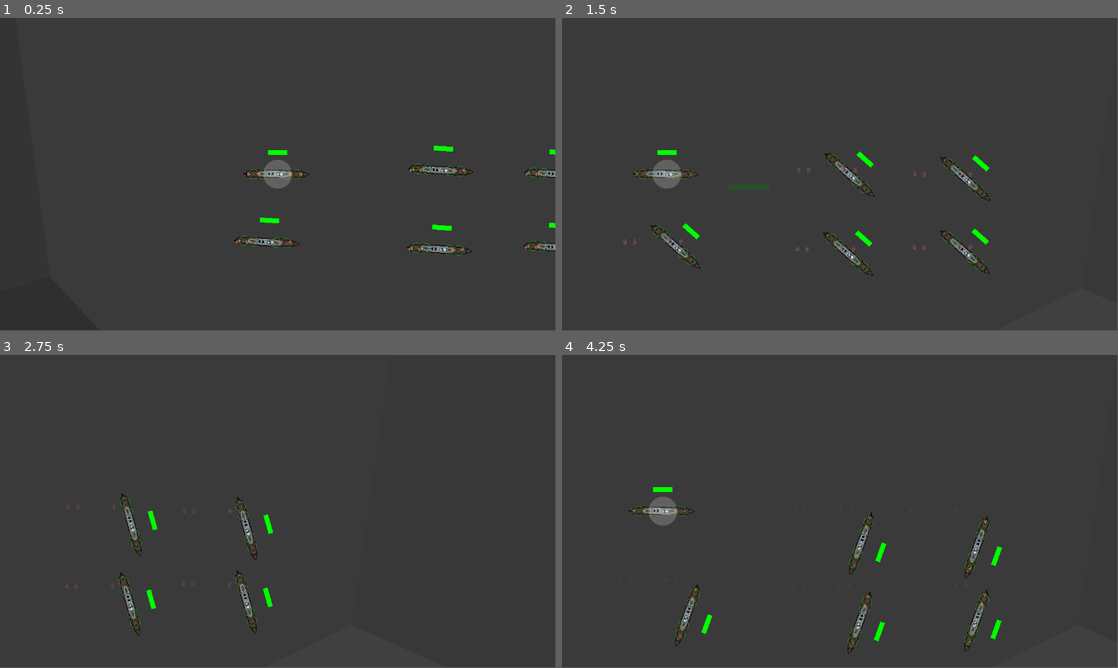
Above: before the commit, frames 1-4 (two rows, left to right).
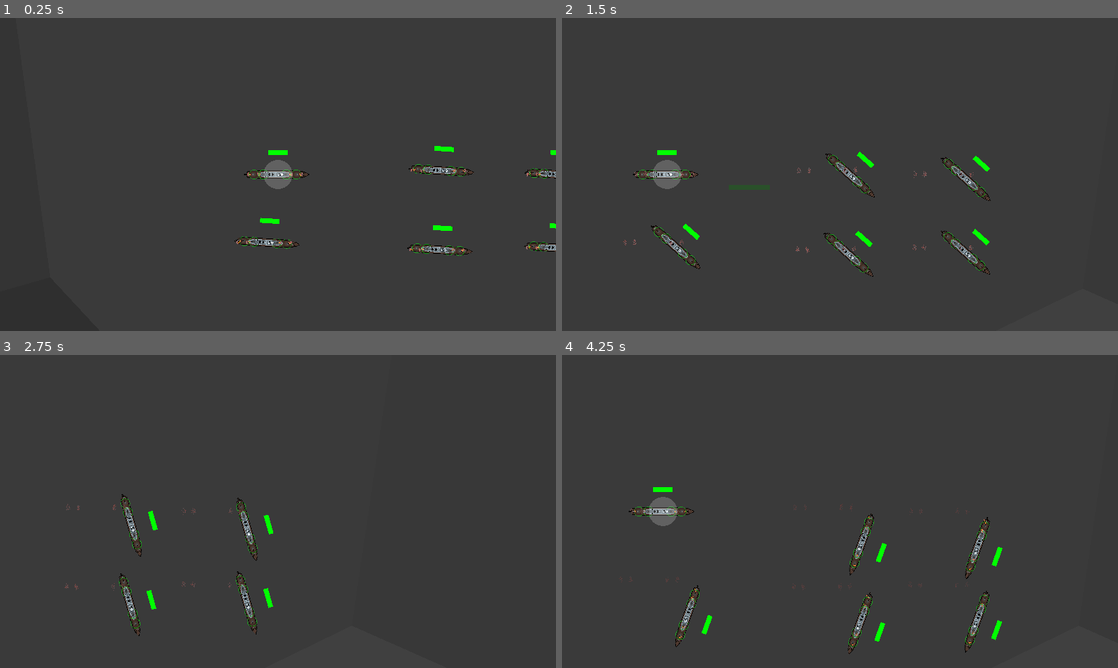
Above: after the commit, the same moments.

Repository: ObfuscatedOwl/bote-game
Game: Godot game, scene res://scenes/testScene.tscn
The game is run twice, just before and just after one commit, with the same random seed, the same clock (stepped at 60 frames per second) and the same inputs.
Inputs (mouse positions are in pixels of both pictures, inside the frame that each line leads up to):
- Up to frame 1 (0.25 s): no input
- Up to frame 2 (1.5 s): tap Enter (runRotor) at 0.5 s; move the mouse to (962, 158) at 0.52 s; hold Right (ui_right) 0.53-1.25 s; tap A (A) at 0.6 s; click (962, 158) at 0.67 s; tap D (D) at 0.8 s; drag from (728, 190) to (851, 174) at 1.27 s
- Up to frame 3 (2.75 s): move the mouse to (333, 442) at 2.02 s; hold Right (ui_right) from 2.03 s (still down); tap S (S) at 2.1 s; click (333, 442) at 2.17 s; tap A (A) at 2.3 s
- Up to frame 4 (4.25 s): release Right (ui_right) at 2.75 s; drag from (812, 574) to (689, 605) at 2.77 s; move the mouse to (1006, 558) at 3.52 s; hold Left (ui_left) from 3.53 s (still down); tap D (D) at 3.6 s; click (1006, 558) at 3.67 s; tap S (S) at 3.8 s
In our replay, the window is 799x449 before the commit and 800x450 after it. These sizes can differ from the game's own. Grey fills any space a smaller window leaves; there, only what the larger window draws over its background counts as a difference.

The runs differ from the first frame. In frame 1, 1.0% of the frame differs, in the area x 42-100%, y 40-76%; in frame 2, 1.1%; in frame 3, 0.7%; in frame 4, 1.3%, in the area x 10-80%, y 45-96%.

Commit message:
Small terrain gen edits

Diff:
--- a/bote game/project.godot
+++ b/bote game/project.godot
@@ -14,6 +14,10 @@
 run/main_scene="res://scenes/testScene.tscn"
 config/features=PackedStringArray("4.1")
 config/icon="res://icon.png"
+
+[display]
+
+window/stretch/mode="canvas_items"
 
 [input]
 
--- a/bote game/scripts/boteHolder.gd
+++ b/bote game/scripts/boteHolder.gd
@@ -127,7 +127,7 @@
 		formationLines(follower)
 
 func _input(event):
-	if event.get_class() == "InputEventMouseButton":
+	if event is InputEventMouseButton:
 		if event.button_index == 1 and formationStatus == OFF: #primary mouse button
 			if event.pressed:
 				selecting = true
@@ -135,8 +135,8 @@
 			else:
 				resetSelections()
 				selectBotes()
-
 				queue_redraw()
+
 		if event.button_index == 2:
 			if event.pressed:
 				targetPosition = get_global_mouse_position()
@@ -144,7 +144,7 @@
 				givePositionOrder()
 
 
-	if event.get_class() == "InputEventMouseMotion":
+	if event is InputEventMouseMotion:
 		pass#if selecting:
 		#	queue_redraw()
 		#queue_redraw() called in process, unnecessary i think
@@ -152,7 +152,7 @@
 	if event.is_action_pressed("lineOrder"):
 		lineActivate()
 
-	if event.get_class() == "InputEventMouseButton" and formationStatus == LINE:
+	if event is InputEventMouseButton and formationStatus == LINE:
 		if event.pressed and event.button_index == 1:
 			addClosestToList(getControllableBotes(), botesInLine)
 
@@ -162,7 +162,7 @@
 	if event.is_action_pressed("clusterOrder"):
 		clusterActivate()
 
-	if event.get_class() == "InputEventMouseButton" and formationStatus == CLUSTER:
+	if event is InputEventMouseButton and formationStatus == CLUSTER:
 		if event.pressed and event.button_index == 1:
 			clusterSelection()
 		if event.pressed and event.button_index == 2 and clusterLeader != null and clusterFollower != null:
--- a/bote game/scripts/terrain/voronoiTerrain.gd
+++ b/bote game/scripts/terrain/voronoiTerrain.gd
@@ -1,6 +1,7 @@
 extends Node2D
 
 const WATER = Color(0, 0.25, 0.35, 0.3)
+const SAND = Color(0.3, 0.3, 0.1, 0.3)
 
 var delaunay: Delaunay
 
@@ -10,22 +11,25 @@
 	randomize()
 	for i in range(-20, 20):
 		for j in range(-10, 10):
+			print(i)
 			delaunay.add_point(Vector2(i*1000 + randi_range(-300,300), j*1000 + randi_range(-300,300)) * 1.2)
 
 	var triangles = delaunay.triangulate()
 	var regions = delaunay.make_voronoi(triangles)
-	var land = createNoise()
+	var heightMap = createNoise()
 
 	var tiles = []
 	var navTiles = []
 
 	for region in regions:
-		var polygon = setupPolygon(region, land)
+		var polygon = setupPolygon(region, heightMap)
 		var newTile = Tile.new(region, polygon)
 		if polygon.color == WATER:
 			navTiles.append(newTile)
 		tiles.append(newTile)
 		add_child(polygon)
+
+		print("region created")
 
 	print(len(navTiles))
 	for tile in tiles:
@@ -33,6 +37,7 @@
 			for potentialNeighbour in tiles:
 				if potentialNeighbour.region == edge.other:
 					tile.neighbours.append(potentialNeighbour)
+					print("neighbour added")
 					break
 
 	var groupedNavTiles = groupWaterNavRegions(navTiles)
@@ -49,9 +54,9 @@
 	var neighbours
 	var isNavTile
 
-	func _init(region, polygon):
-		self.region = region
-		self.polygon = polygon
+	func _init(initRegion, initPolygon):
+		self.region = initRegion
+		self.polygon = initPolygon
 
 		self.neighbours = [] # Populated externally
 		self.isNavTile = polygon.color == WATER
@@ -99,14 +104,21 @@
 
 	return land
 
-func setupPolygon(region: Delaunay.VoronoiSite, land):
+func colourTiles(tiles):
+	for tile in tiles:
+		if not tile.isNavTile:
+			for neighbour in tile.neighbours:
+				if neighbour.isNavTile:
+					tile.polygon.color = SAND
+
+func setupPolygon(region: Delaunay.VoronoiSite, heightMap):
 	var polygon = Polygon2D.new()
 	var p = region.polygon
 	p.append(p[0])
 	polygon.polygon = p
 	polygon.z_index = -1
 
-	var value = land.get_noise_2dv(polygon.polygon[0]/80)
+	var value = heightMap.get_noise_2dv(polygon.polygon[0]/80)
 	polygon.color = Color(value, value, value, 0.6) if value > 0 else WATER
 
 	return polygon
